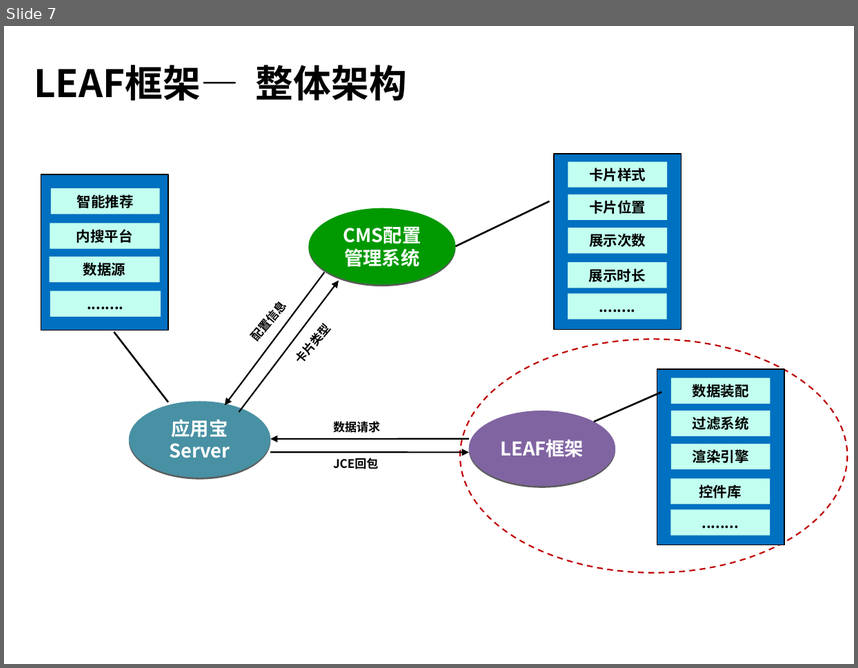
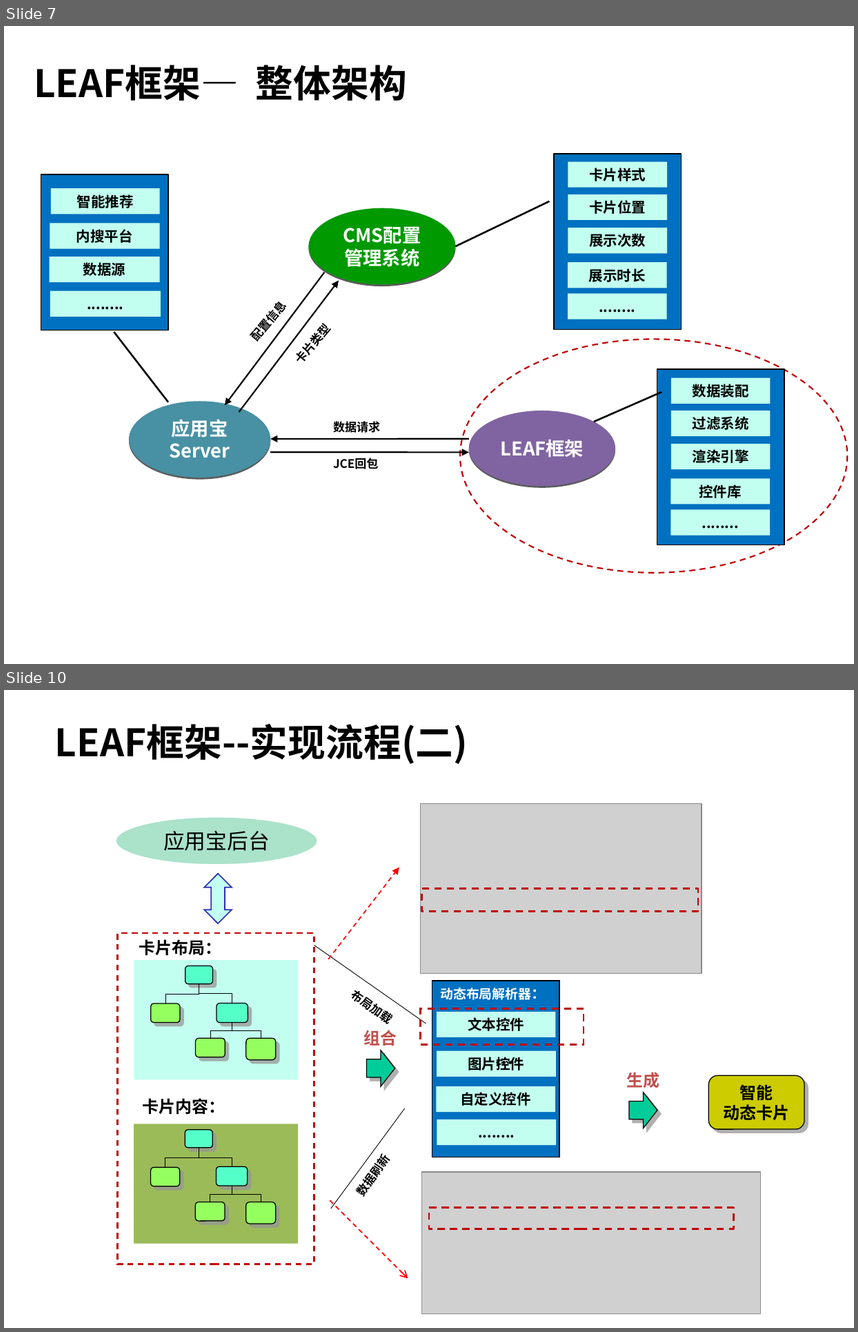
Before and after one commit to hamlingong/data, a slide deck: promote/龚海龙-v1.0.ppt. Shown one above the other, each under a label of ours: slide 7 before the commit, slides 7 and 10 after it; the slides between them are not shown. The pictures are 858x668 and 858x1332 pixels, drawn with LibreOffice and Linux fonts; fonts in the diff are those of the drawing; grey boxes stand for pictures; background and template pictures are left out. Boxes give left, top, right and bottom in pixels: in the first picture for what was removed or moved away, otherwise in the second. Text is boxed around its words. In the diff, an @@ line names an element or a change of style, - is before the commit and + after.

```diff
--- a/promote/龚海龙-v1.0.ppt
+++ b/promote/龚海龙-v1.0.ppt
@@ slide 10 added at (x1=4, y1=690, x2=854, y2=1328), background picture (left out) @@
@@ title added at (x1=55, y1=724, x2=468, y2=764), 32 pt, text #000000, bold @@
+LEAF框架--实现流程(二)
@@ picture added at (x1=421, y1=803, x2=702, y2=973) @@
@@ group added at (x1=115, y1=817, x2=318, y2=1264): 10 rounded rectangles, 8 elbow lines, 3 rectangles, 2 texts, 1 up down arrow, 1 ellipse @@
+卡片布局：
+卡片内容：
+应用宝后台
@@ arrow added from (329, 958) to (399, 867), #FF0000 0.99 pt dashed @@
@@ rectangle added at (x1=422, y1=888, x2=699, y2=911), outline #C00000 1.5 pt dashed @@
@@ group added at (x1=314, y1=945, x2=560, y2=1209): 6 rectangles, 3 texts, 2 lines, 1 right arrow @@
+动态布局解析器：
+........
+图片控件
+自定义控件
+文本控件
+…
+组合
+数据刷新
+布局加载
@@ rectangle added at (x1=421, y1=1009, x2=584, y2=1045), outline #C00000 1.5 pt dashed @@
@@ rectangle added at (x1=612, y1=1066, x2=674, y2=1094), fill #FFFFFF, outline #FFFFFF 0.99 pt, 14 pt, text #C0504D, bold @@
+生成
@@ rounded rectangle added at (x1=708, y1=1075, x2=805, y2=1129), fill #CCCC00, outline #000000 0.74 pt, 14 pt, text #000000, bold @@
+智能
+动态卡片
@@ right arrow added at (x1=629, y1=1092, x2=657, y2=1127), fill #00CC99, outline #000000 0.74 pt @@
@@ picture added at (x1=422, y1=1172, x2=760, y2=1314) @@
@@ arrow added from (330, 1200) to (408, 1279), #FF0000 0.99 pt dashed @@
@@ rectangle added at (x1=429, y1=1207, x2=733, y2=1228), outline #C00000 1.5 pt dashed @@
```
Also in this commit, not shown: 9 slides changed, 2 other slides added, 5 slides removed, 2 other files.
